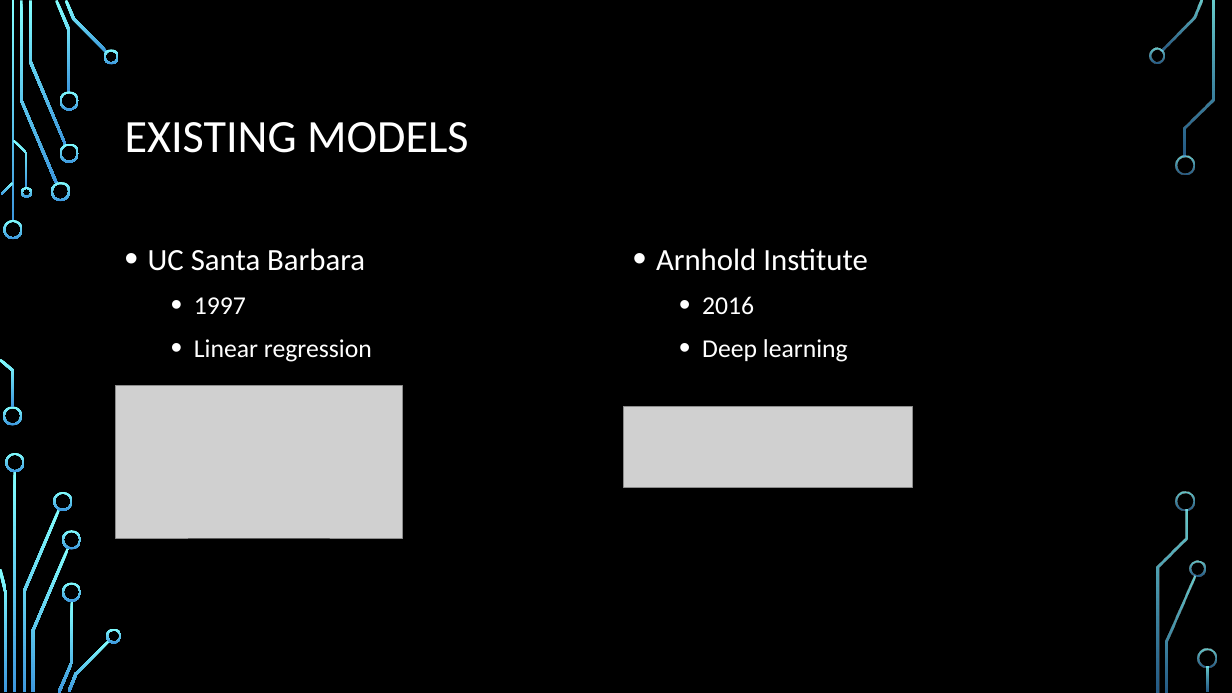
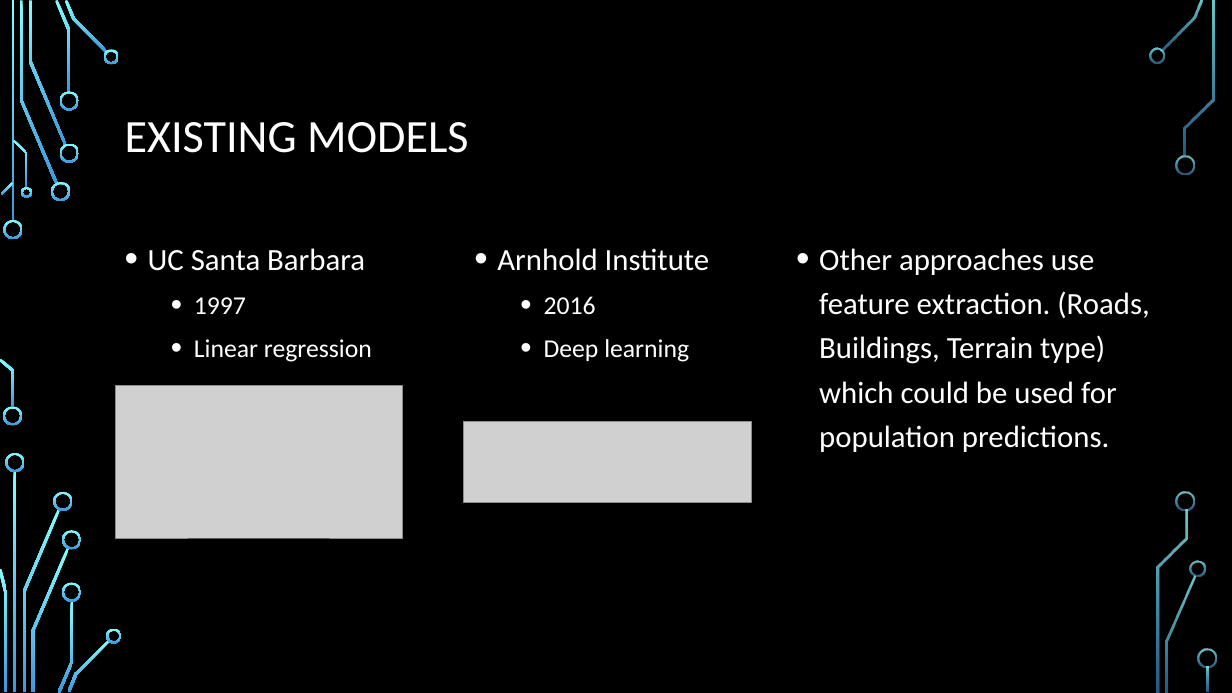
Before and after one commit to hpincket/satpop, a slide deck: slide 3 of satpop.pptx. Drawn at 1232x693 pixels with LibreOffice and Linux fonts; fonts in the diff are those of the drawing; grey boxes stand for pictures; background and template pictures are left out. Boxes give left, top, right and bottom in pixels: in the first picture for what was removed or moved away, otherwise in the second. Text is boxed around its words. In the diff, an @@ line names an element or a change of style, - is before the commit and + after.

```diff
--- a/satpop.pptx
+++ b/satpop.pptx
@@ text "Arnhold Institute": place and size @@
-text "Arnhold Institute" at bbox=[656, 248, 868, 362]
+text "Arnhold Institute" at bbox=[497, 248, 710, 362]
@@ text added at bbox=[819, 248, 1149, 452], 24 pt, text #FFFFFF @@
+• Other approaches use feature extraction. (Roads, Buildings, Terrain type) which could be used for population predictions.
@@ picture: place and size @@
-picture at bbox=[624, 407, 912, 488]
+picture at bbox=[463, 421, 751, 503]
```
Also in this commit, not shown: 8 other slides changed, 3 slides added, 1 slide removed, 1 other file.
